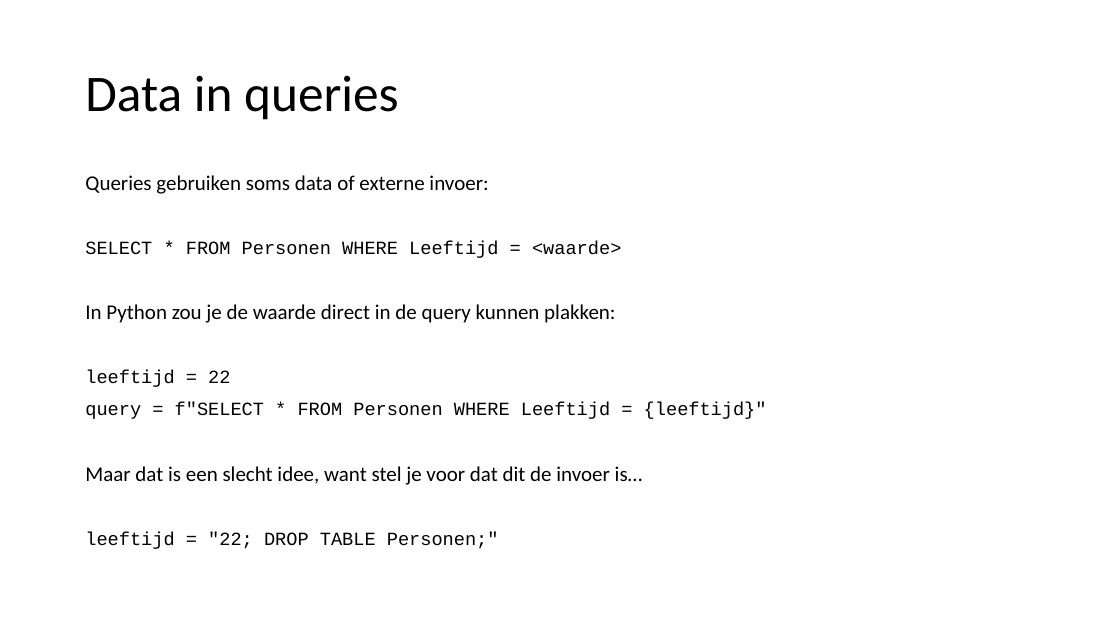
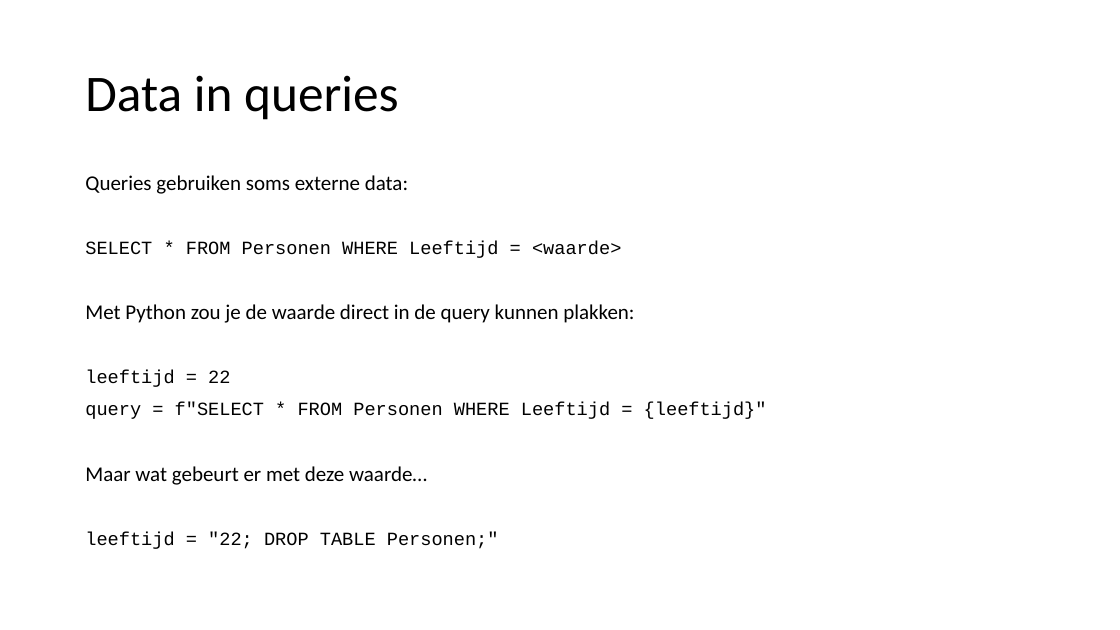
Before and after one commit to LFKoning/knowledge-sharing, a slide deck: slide 17 of sql/terugkom_ochtend/sql_terugkom_ochtend.pptx (slide 18 before the commit). Drawn at 1120x630 pixels with LibreOffice and Linux fonts; fonts in the diff are those of the drawing. Boxes give left, top, right and bottom in pixels: in the first picture for what was removed or moved away, otherwise in the second. Text is boxed around its words. In the diff, an @@ line names an element or a change of style, - is before the commit and + after.

```diff
--- a/sql/terugkom_ochtend/sql_terugkom_ochtend.pptx
+++ b/sql/terugkom_ochtend/sql_terugkom_ochtend.pptx
@@ text at (x1=85, y1=175, x2=408, y2=194): text changed @@
-Queries gebruiken soms data of externe invoer:
+Queries gebruiken soms externe data:
@@ text at (x1=85, y1=304, x2=634, y2=323): text changed @@
-In Python zou je de waarde direct in de query kunnen plakken:
+Met Python zou je de waarde direct in de query kunnen plakken:
@@ text at (x1=85, y1=466, x2=427, y2=485): text changed @@
-Maar dat is een slecht idee, want stel je voor dat dit de invoer is…
+Maar wat gebeurt er met deze waarde…
```
Also in this commit, not shown: 9 other slides changed, 18 slides added, 9 slides removed, 9 other files.
